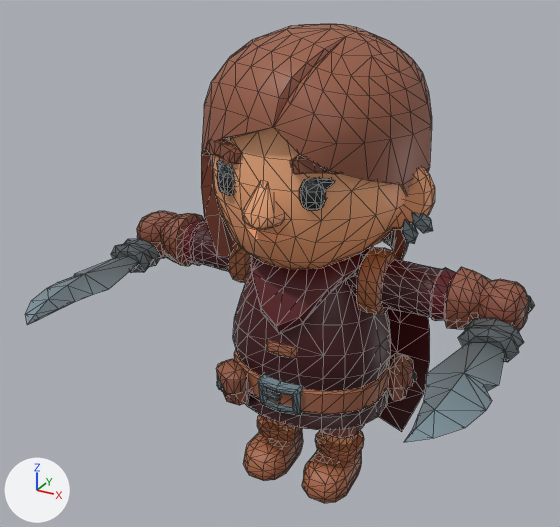
What one commit did to the glTF model public/models/characters/dualblade.glb.
Both versions are drawn from a camera (50 mm lens) standing at (1.45, -2.95, 2.56) and looking at (-0.05, -0.22, 1.19). Arrows for +X, +Y and +Z are at lower left; the lights stay in place. The older version comes first. Mesh edges are drawn as thin lines. Vertices at exactly the same position are counted once.

In view in the first picture: 'Knife', 'Knife_Offhand', 'Rogue_ArmLeft', 'Rogue_ArmRight', 'Rogue_Body', 'Rogue_Cape', 'Rogue_Head', 'Rogue_LegLeft', 'Rogue_LegRight'.
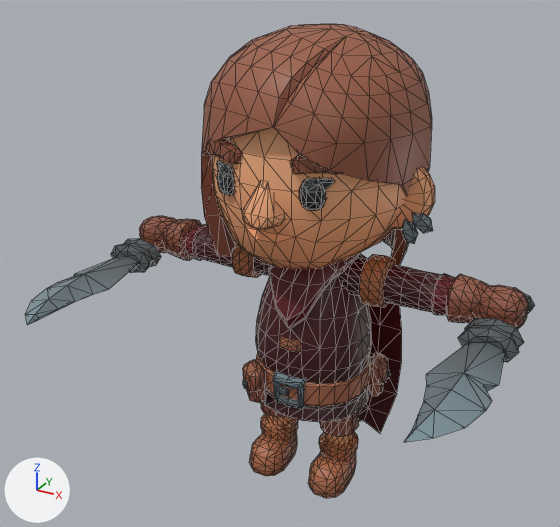
Where the change shows, as pixel boxes [x1, y1, x2, y2] in the pictures (560 x 527 px):
```json
{"object": "Rogue_Body", "change": "rescaled", "before": [216, 246, 417, 430], "after": [243, 253, 390, 422], "on screen": "27% narrower, 8% shorter"}
{"object": "Rogue_ArmLeft", "change": "rescaled", "before": [346, 247, 529, 331], "after": [339, 254, 529, 329], "on screen": "11% shorter"}
{"object": "Rogue_Cape", "change": "moved, rescaled", "before": [378, 309, 430, 432], "after": [359, 254, 402, 434]}
{"object": "Rogue_ArmRight", "change": "rescaled", "before": [137, 211, 252, 283], "after": [139, 216, 270, 278]}
{"object": "Rogue_LegLeft", "change": "rescaled", "before": [302, 424, 365, 503], "after": [308, 412, 359, 498]}
{"object": "Rogue_LegRight", "change": "rescaled", "before": [243, 414, 303, 481], "after": [250, 402, 298, 476]}
```

Edits to the scene script, one JSON object a line:
```json
{"block": "me_cube_199", "where": "# used by ob_rogue_armleft; location = (0.0, 0.0, 0.0)"}
{"op": "remove", "block": "me_cube_199", "code": "me_cube_199.from_pydata(...)  # 292 vertices, 580 faces; spans x 0.089..0.971, y -0.143..0.143, z 0.963..1.246"}
{"op": "add", "block": "me_cube_199", "code": "me_cube_199.from_pydata(...)  # 292 vertices, 580 faces; spans x 0.089..0.971, y -0.111..0.111, z 0.994..1.215"}
{"block": "me_cube_199", "change": "me_cube_199 part 1: the whole mesh is scaled about its middle by (1, 0.78, 0.78)"}
{"block": "me_cube_202", "where": "# used by ob_rogue_armright; location = (0.0, 0.0, 0.0)"}
{"op": "remove", "block": "me_cube_202", "code": "me_cube_202.from_pydata(...)  # 292 vertices, 580 faces; spans x -0.971..-0.089, y -0.143..0.143, z 0.963..1.246"}
{"op": "add", "block": "me_cube_202", "code": "me_cube_202.from_pydata(...)  # 292 vertices, 580 faces; spans x -0.971..-0.089, y -0.111..0.111, z 0.994..1.215"}
{"block": "me_cube_202", "change": "me_cube_202 part 2: the whole mesh is scaled about its middle by (1, 0.78, 0.78)"}
{"block": "me_prototypepete_body_025", "where": "# used by ob_rogue_body; location = (0.0, 0.0, 0.0)"}
{"op": "remove", "block": "me_prototypepete_body_025", "code": "me_prototypepete_body_025.from_pydata(...)  # 600 vertices, 1172 faces; spans x -0.385..0.488, y -0.372..0.327, z 0.376..1.248"}
{"op": "add", "block": "me_prototypepete_body_025", "code": "me_prototypepete_body_025.from_pydata(...)  # 600 vertices, 1172 faces; spans x -0.263..0.366, y -0.302..0.257, z 0.376..1.248"}
{"block": "me_prototypepete_body_025", "change": "me_prototypepete_body_025 part 3: the whole mesh is scaled about its middle by (0.72, 0.8, 1)"}
{"block": "me_cube_194", "where": "# used by ob_rogue_legleft; location = (0.0, 0.0, 0.0)"}
{"op": "remove", "block": "me_cube_194", "code": "me_cube_194.from_pydata(...)  # 206 vertices, 408 faces; spans x 0.049..0.288, y -0.264..0.131, z 0.0..0.529"}
{"op": "add", "block": "me_cube_194", "code": "me_cube_194.from_pydata(...)  # 206 vertices, 408 faces; spans x 0.073..0.264, y -0.225..0.092, z 0.0..0.529"}
{"block": "me_cube_194", "change": "me_cube_194 part 4: the whole mesh is scaled about its middle by (0.8, 0.8, 1)"}
{"block": "me_cube_187", "where": "# used by ob_rogue_legright; location = (0.0, 0.0, 0.0)"}
{"op": "remove", "block": "me_cube_187", "code": "me_cube_187.from_pydata(...)  # 206 vertices, 408 faces; spans x -0.288..-0.049, y -0.264..0.131, z 0.0..0.529"}
{"op": "add", "block": "me_cube_187", "code": "me_cube_187.from_pydata(...)  # 206 vertices, 408 faces; spans x -0.264..-0.073, y -0.225..0.092, z 0.0..0.529"}
{"block": "me_cube_187", "change": "me_cube_187 part 5: the whole mesh is scaled about its middle by (0.8, 0.8, 1)"}
{"op": "set", "path": "ob_rogue_cape.location", "old": "(0.0, 0.215, 0.665)", "new": "(0.0, 0.172, 0.665)"}
{"op": "set", "path": "ob_rogue_cape.scale", "old": "(0.571, 0.571, 0.571)", "new": "(0.428, 0.457, 0.571)"}
```
